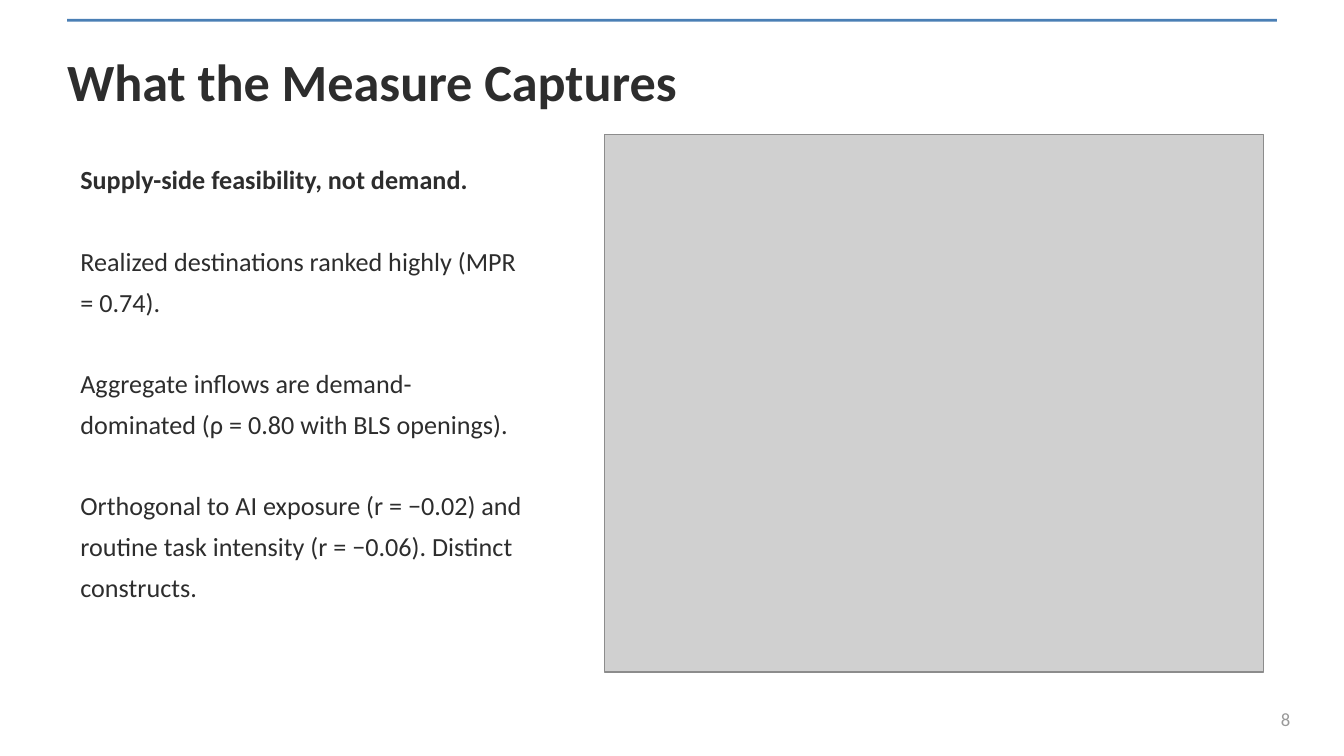
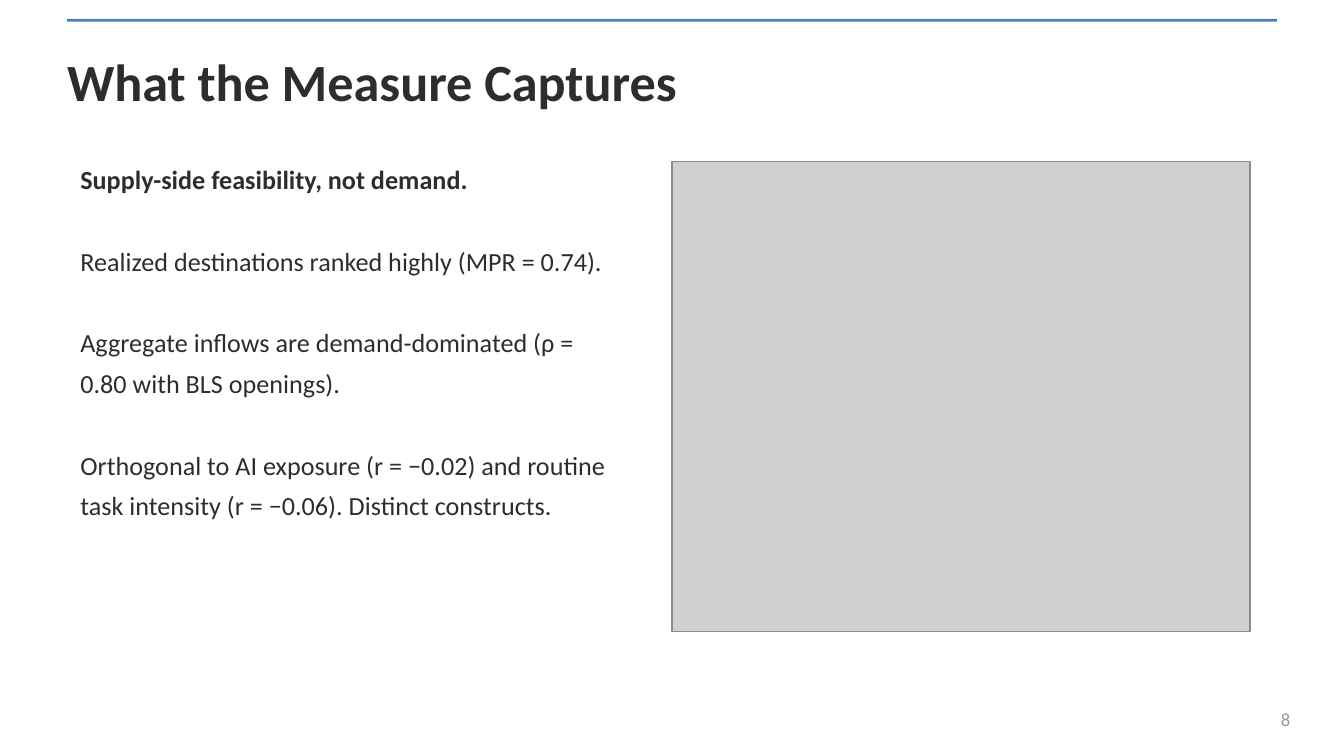
Before and after one commit to spencer2718/task-space-model, a slide deck: slide 8 of writing/presentation/task_embeddings_deck.pptx. Drawn at 1344x756 pixels with LibreOffice and Linux fonts; fonts in the diff are those of the drawing; grey boxes stand for pictures. Boxes give left, top, right and bottom in pixels: in the first picture for what was removed or moved away, otherwise in the second. Text is boxed around its words. In the diff, an @@ line names an element or a change of style, - is before the commit and + after.

```diff
--- a/writing/presentation/task_embeddings_deck.pptx
+++ b/writing/presentation/task_embeddings_deck.pptx
@@ text "Supply-side feasibility, not demand." rewrapped from (80, 170, 521, 597) to (80, 170, 605, 520) @@
@@ picture: place and size @@
-picture at (605, 134, 1263, 672)
+picture at (672, 161, 1250, 632)
```
Also in this commit, not shown: 2 other files.
